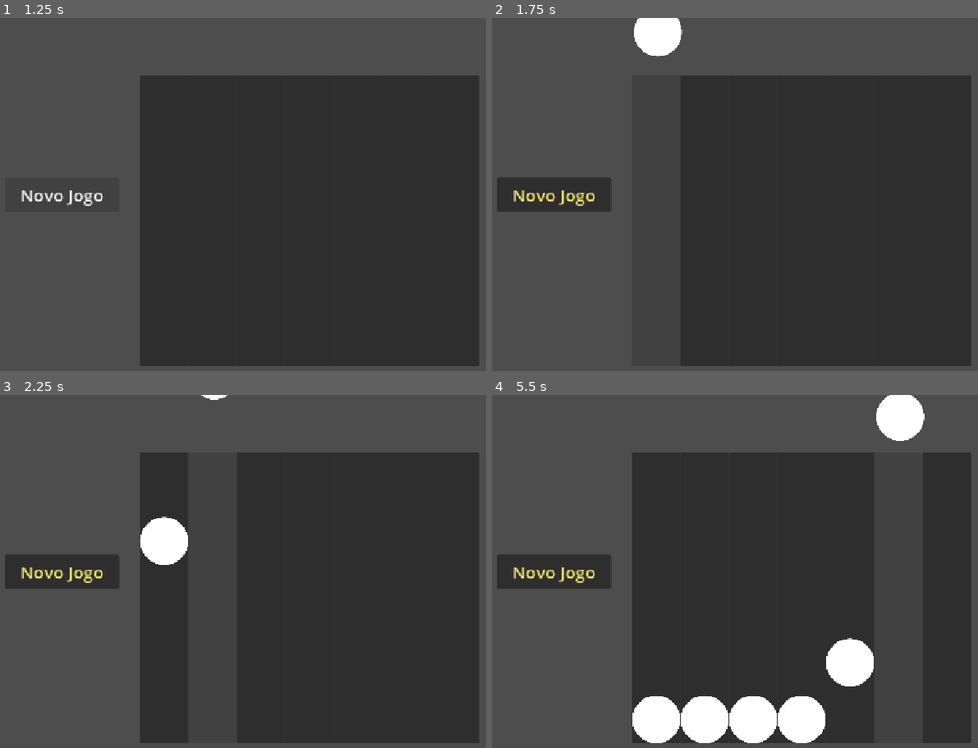
Above: before the commit, frames 1-4 (two rows, left to right).
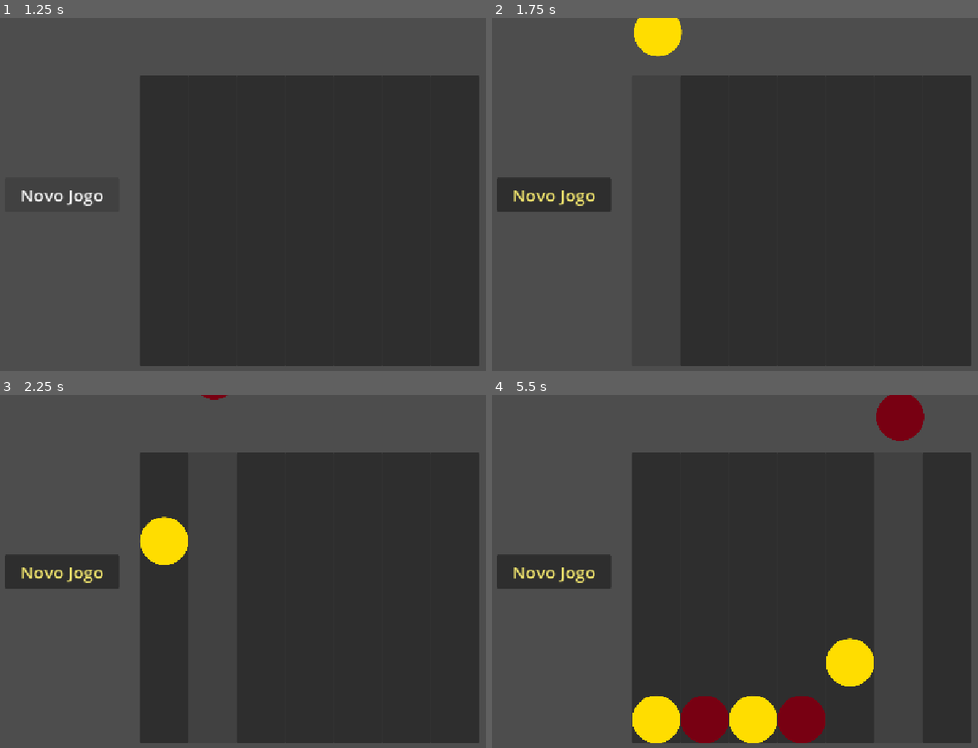
Above: after the commit, the same moments.

Repository: Guilherme-C-Ferrari/Connect-4
Game: Godot game, scene res://Cenas/Connect-4.tscn
Two runs of this game, one before a commit and one after it. Both use one fixed random seed, a clock stepped at 60 frames per second and the inputs below.
Inputs (mouse positions are in pixels of both pictures, inside the frame that each line leads up to):
- Up to frame 1 (1.25 s): click "Novo Jogo" at 0.5 s
- Up to frame 2 (1.75 s): click (657, 219) at 1.27 s
- Up to frame 3 (2.25 s): click (213, 596) at 2 s
- Up to frame 4 (5.5 s): click (754, 596) at 2.75 s; click (803, 596) at 3.5 s; click (851, 596) at 4.25 s; click (900, 596) at 5 s

Frame 1 is identical in both runs. In frame 2, 0.9% of the frame differs, in the area x 29-40%, y 0-11%; in frame 3, 1.1%; in frame 4, 6.3%, in the area x 28-90%, y 0-99%.
Error before the commit: Invalid access to property or key '["-", "-", "-", "-", "-", "-", "-"]' on a base object of type 'Array'. (res://Scripts/TabuleiroLogico.gd:27)

Commit message:
Sprites de Ficha e Correção de Empate

Diff:
--- a/Cenas/ficha.tscn
+++ b/Cenas/ficha.tscn
@@ -8,7 +8,15 @@
 [node name="Ficha" type="RigidBody2D" unique_id=1155902229 groups=["Fichas"]]
 metadata/_edit_group_ = true
 
-[node name="Sprite2D" type="Sprite2D" parent="." unique_id=190187700]
+[node name="FichaAmarela" type="Sprite2D" parent="." unique_id=190187700]
+visible = false
+modulate = Color(1, 0.8666667, 0, 1)
+scale = Vector2(0.33, 0.33)
+texture = ExtResource("1_vo28c")
+
+[node name="FichaVermelha" type="Sprite2D" parent="." unique_id=242654346]
+visible = false
+modulate = Color(0.47, 0, 0.07049982, 1)
 scale = Vector2(0.33, 0.33)
 texture = ExtResource("1_vo28c")
 
--- a/Cenas/menu.tscn
+++ b/Cenas/menu.tscn
@@ -26,6 +26,8 @@
 offset_right = 202.0
 offset_bottom = 127.0
 grow_vertical = 2
-theme_override_font_sizes/font_size = 50
+theme_override_font_sizes/font_size = 30
+horizontal_alignment = 1
+vertical_alignment = 1
 
 [connection signal="pressed" from="Button" to="." method="_on_button_pressed"]
--- a/Scripts/Connect_4.gd
+++ b/Scripts/Connect_4.gd
@@ -17,24 +17,27 @@
 	reset_game()
 	desabilitar_botoes()
 
-func _on_coluna_pressionada(coluna):
-	if jogar(coluna):
-		criar_ficha_fisica(coluna)
+func _on_coluna_pressionada(coluna: int) -> void:
+	var jogador = jogo.jogador_atual()
+	if jogar(coluna, jogador):
+		criar_ficha_fisica(coluna, jogador)
 	for linha in jogo.tabuleiro:
 		print(linha)
 	print("----------------------------------------")
 
-func criar_ficha_fisica(coluna_index):
+func criar_ficha_fisica(coluna_index: int, jogador: String) -> void:
 	var nova_ficha = ficha.instantiate()
-	add_child(nova_ficha)
-
 	var botao = $TabuleiroFisico/HBoxContainer.get_child(coluna_index)
 	var posX = botao.global_position.x + (botao.size.x / 2) - 5
 	var posY = botao.global_position.y - 150
+
+	nova_ficha.get_node("FichaAmarela").visible = (jogador == jogo.JOGADOR_AMARELO)
+	nova_ficha.get_node("FichaVermelha").visible = (jogador == jogo.JOGADOR_VERMELHO)
+
 	nova_ficha.position = Vector2(posX, posY)
+	add_child(nova_ficha)
 
-func jogar(movimento: int) -> bool:
-	var jogador = jogo.jogador_atual()
+func jogar(movimento: int, jogador: String) -> bool:
 	if jogo.jogada(movimento):
 		var avaliacao: float = jogo.avaliar()
 		if avaliacao != 0.5:
@@ -49,24 +52,24 @@
 	# Implementar
 	pass
 
-func fim_jogo(resultado):
+func fim_jogo(resultado: String) -> void:
 	label_resultado.text = resultado
 	desabilitar_botoes()
 	botao_jogo.text = "Novo Jogo"
 
-func habilitar_botoes():
+func habilitar_botoes() -> void:
 	for botao in botoes:
 		botao.disabled = false
 
-func desabilitar_botoes():
+func desabilitar_botoes() -> void:
 	for botao in botoes:
 		botao.disabled = true
 
-func reset_game():
+func reset_game() -> void:
 	jogo = Tabuleiro.new()
 	get_tree().call_group("Fichas", "queue_free")
 
-func _on_button_pressed():
+func _on_button_pressed() -> void:
 	if botao_jogo.text == "Novo Jogo":
 		# botao_jogo.text = "Jogada IA"
 		label_resultado.text = ""
--- a/Scripts/TabuleiroLogico.gd
+++ b/Scripts/TabuleiroLogico.gd
@@ -23,7 +23,7 @@
 	self.jogador = JOGADOR_AMARELO if self.jogador == JOGADOR_VERMELHO else JOGADOR_VERMELHO
 
 func empate() -> bool:
-	for coluna in self.tabuleiro:
+	for coluna in range(COLUNAS):
 		if self.tabuleiro[0][coluna] == SEM_JOGADA:
 			return false
 	return true
